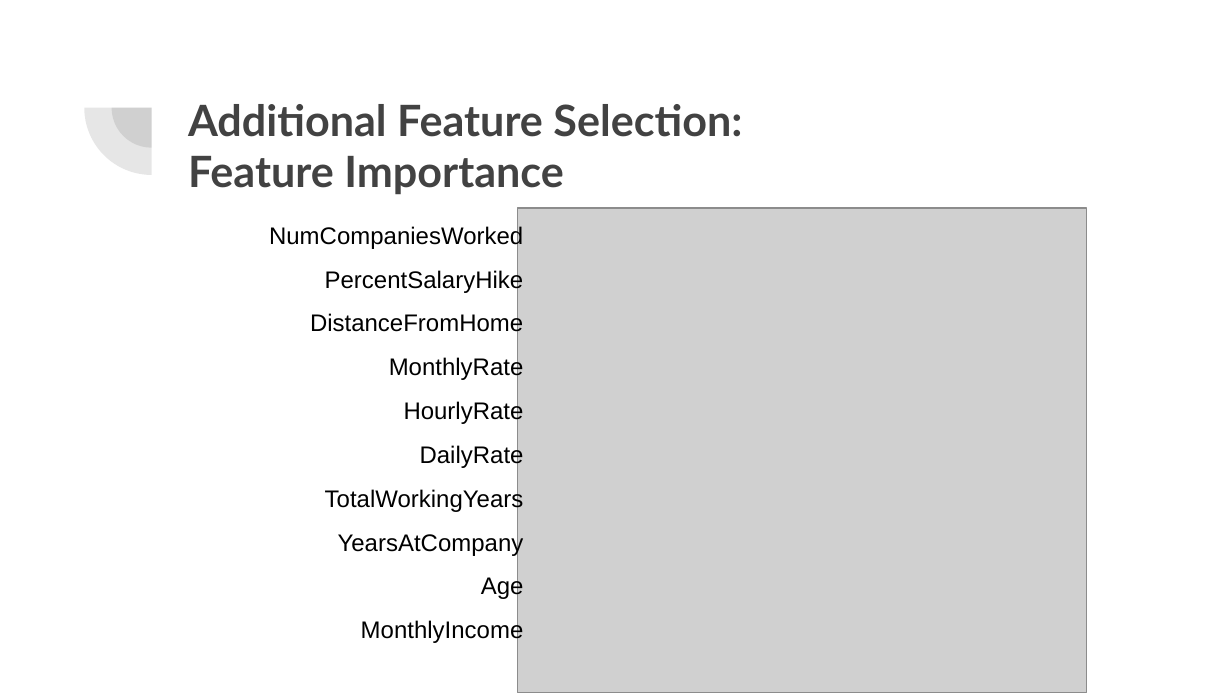
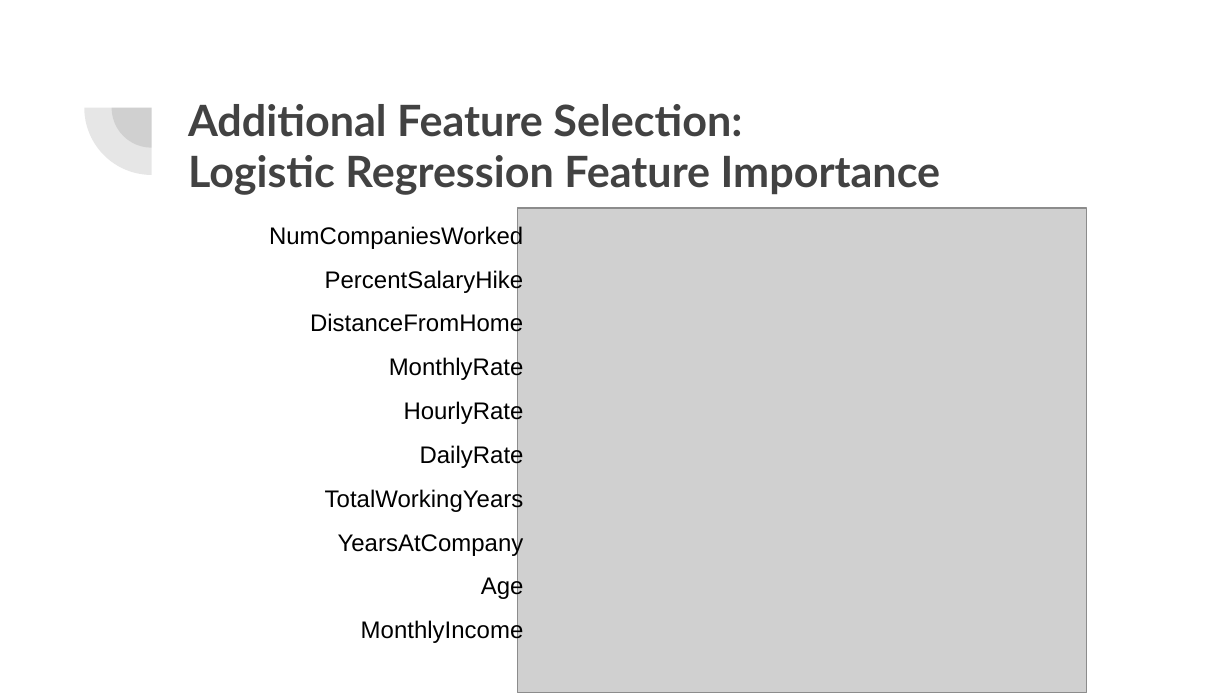
Before and after one commit to lykkelig/Group6_Final_Project, a slide deck: slide 12 of Presentation/Final Project Presentation.pptx (slide 13 before the commit). Drawn at 1232x693 pixels with LibreOffice and Linux fonts; fonts in the diff are those of the drawing; grey boxes stand for pictures. Boxes give left, top, right and bottom in pixels: in the first picture for what was removed or moved away, otherwise in the second. Text is boxed around its words. In the diff, an @@ line names an element or a change of style, - is before the commit and + after.

```diff
--- a/Presentation/Final Project Presentation.pptx
+++ b/Presentation/Final Project Presentation.pptx
@@ title at [188, 104, 941, 195]: text changed @@
-Additional Feature Selection:
-Feature Importance
+Additional Feature Selection:
+Logistic Regression Feature Importance
```
Also in this commit, not shown: 6 other slides changed, 2 slides added, 1 slide removed.
